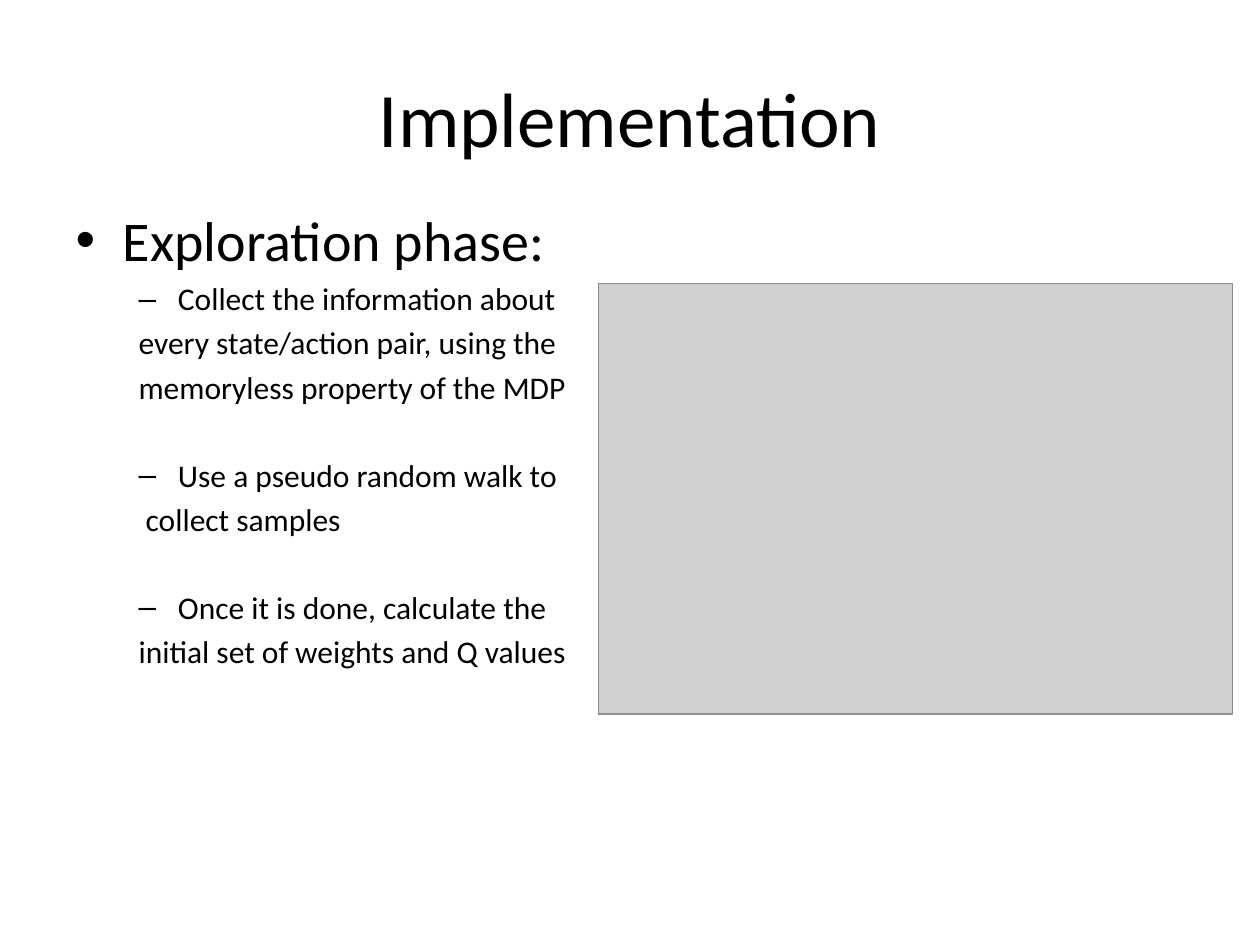
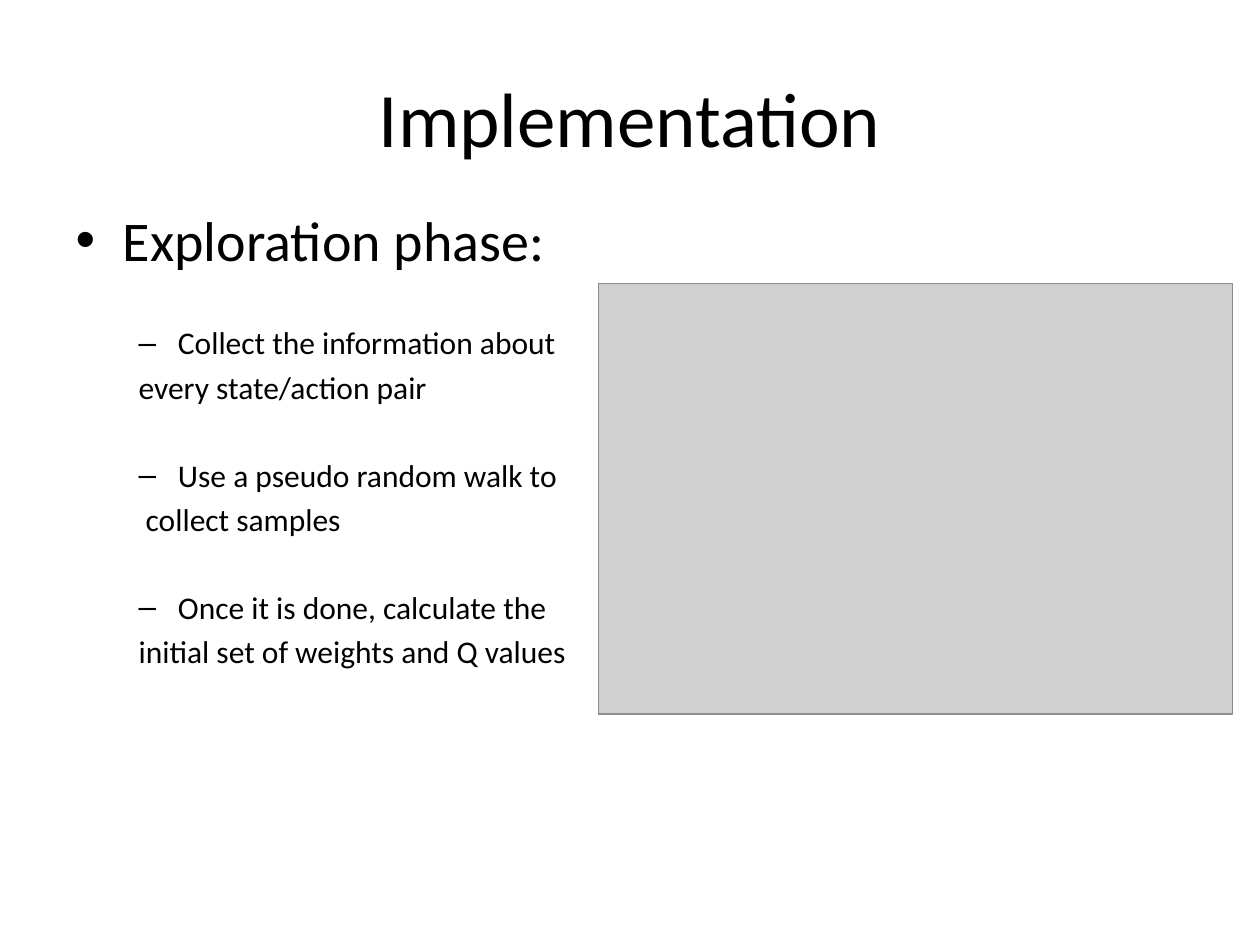
Before and after one commit to ro1208984/learning.java, a slide deck: slide 33 of Mobile Day presentation.pptx (slide 34 before the commit). Drawn at 1260x945 pixels with LibreOffice and Linux fonts; fonts in the diff are those of the drawing; grey boxes stand for pictures. Boxes give left, top, right and bottom in pixels: in the first picture for what was removed or moved away, otherwise in the second. Text is boxed around its words. In the diff, an @@ line names an element or a change of style, - is before the commit and + after.

```diff
--- a/Mobile Day presentation.pptx
+++ b/Mobile Day presentation.pptx
@@ text at bbox=[139, 377, 427, 404]: text changed @@
-  every state/action pair, using the
-  memoryless property of the MDP
+  every state/action pair
```
Also in this commit, not shown: 16 other slides changed, 5 slides added, 2 slides removed.
